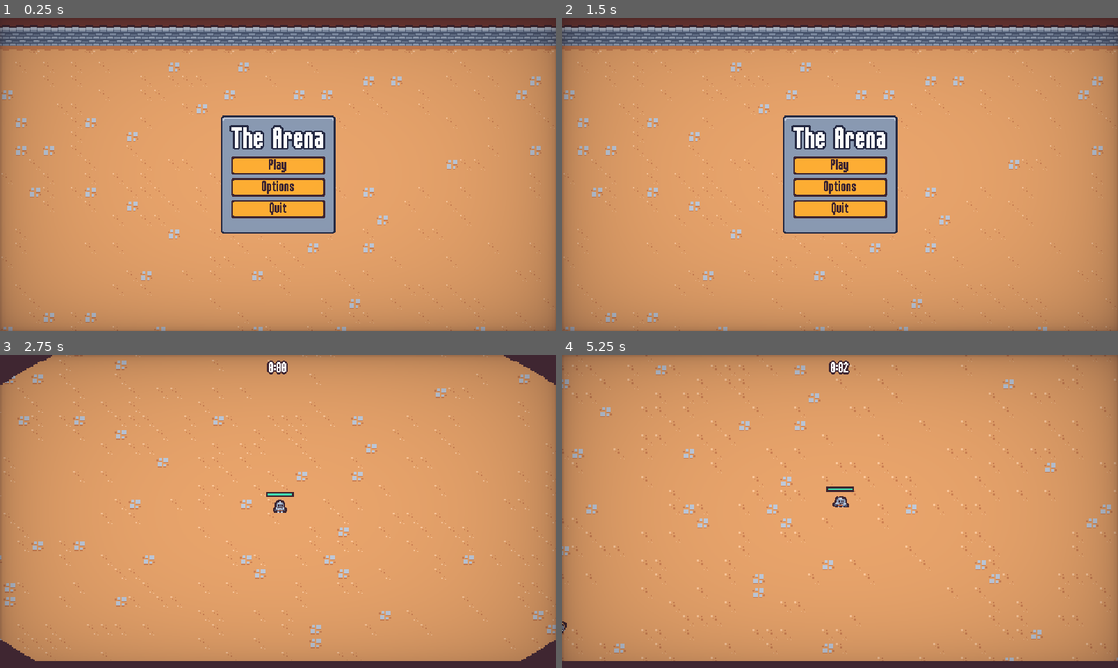
Above: before the commit, frames 1-4 (two rows, left to right).
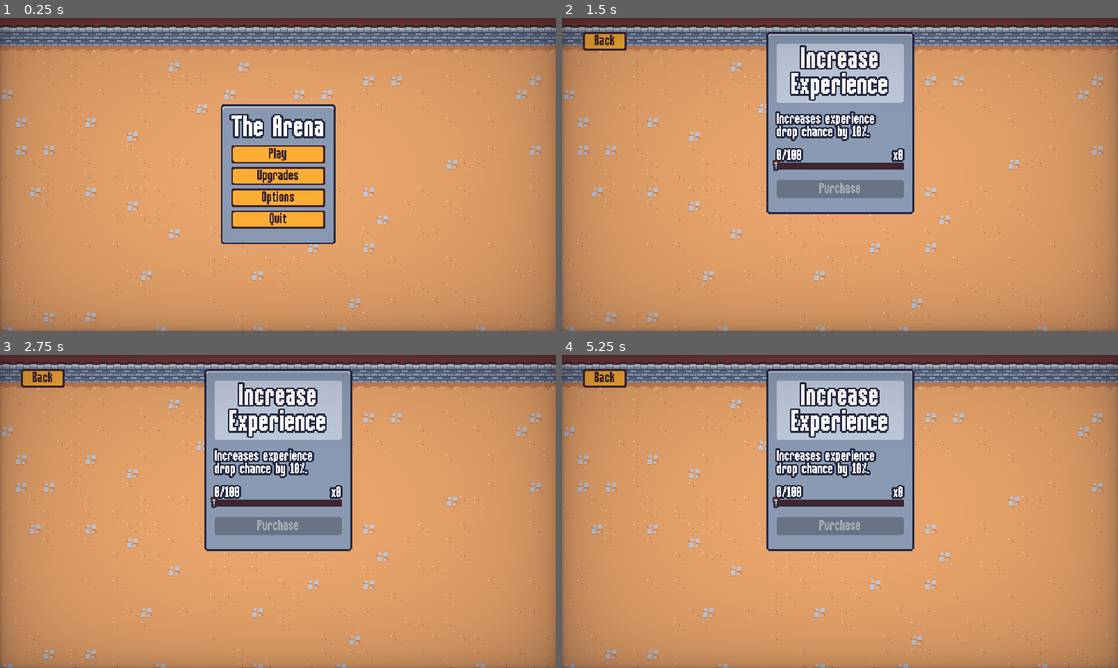
Above: after the commit, the same moments.

Repository: mrfisty/vampire-survivors-clone-godot
Game: Godot game, scene res://scenes/ui/main_menu.tscn
Two runs of this game, one before a commit and one after it. Both use one fixed random seed, a clock stepped at 60 frames per second and the inputs below.
Inputs (mouse positions are in pixels of both pictures, inside the frame that each line leads up to):
- Up to frame 1 (0.25 s): no input
- Up to frame 2 (1.5 s): click (840, 174) at 0.5 s, where only the run after the commit has a clickable "Upgrades"; click (606, 39) at 1.25 s, where only the run after the commit has a clickable "Back"
- Up to frame 3 (2.75 s): click (278, 502) at 2 s, where only the run before the commit has a clickable "Play"
- Up to frame 4 (5.25 s): move the mouse to (962, 495) at 2.77 s; press the mouse at (962, 495) at 2.78 s; hold D (move_right) 2.78-3.53 s; move the mouse to (728, 527) at 3.52 s; release the mouse at (728, 527) at 3.53 s; hold S (move_down) 3.53-4.28 s; click (728, 527) at 3.6 s; move the mouse to (895, 442) at 4.27 s; press the mouse at (895, 442) at 4.28 s; hold D (move_right) 4.28-5.03 s; move the mouse to (812, 574) at 5.02 s; release the mouse at (812, 574) at 5.03 s; hold W (move_up) from 5.03 s (still down); click (812, 574) at 5.1 s

The runs differ from the first frame. In frame 1, 5.8% of the frame differs, in the area x 39-61%, y 27-73%; in frame 2, 15%; in frame 3, 30%; in frame 4, 30%, in the area x 0-100%, y 0-100%.

Commit message:
Improve the meta upgrade card

Diff:
--- a/scenes/autoload/meta_progression.gd
+++ b/scenes/autoload/meta_progression.gd
@@ -35,5 +35,11 @@
 	save()
 
 
+func get_upgrade_count(upgrade_id: String):
+	if save_data["meta_upgrades"].has(upgrade_id):
+		return save_data["meta_upgrades"][upgrade_id]["quantity"]
+	return 0
+
+
 func on_experience_collected(number: float):
 	save_data["meta_upgrade_currency"] += number
--- a/scenes/autoload/screen_transition.gd
+++ b/scenes/autoload/screen_transition.gd
@@ -10,6 +10,14 @@
 	skip_emit = true
 	$AnimationPlayer.play_backwards("default")
 
+
+
+func transition_to_scene(scene_path: String):
+	transition()
+	await transitioned_halfway
+	get_tree().change_scene_to_file(scene_path)
+
+
 func emit_transitioned_halfway():
 	if skip_emit:
 		skip_emit = false
--- a/scenes/component/vial_drop_component.gd
+++ b/scenes/component/vial_drop_component.gd
@@ -10,7 +10,12 @@
 
 
 func on_died():
-	if randf() > drop_percent:
+	var adjusted_drop_percent = drop_percent
+	var experience_gain_upgrade_count = MetaProgression.get_upgrade_count("experience_gain")
+	if experience_gain_upgrade_count > 0:
+		adjusted_drop_percent += .1
+
+	if randf() > adjusted_drop_percent:
 		return
 
 	if vial_scene == null:
--- a/scenes/game_object/basic_enemy/basic_enemy.tscn
+++ b/scenes/game_object/basic_enemy/basic_enemy.tscn
@@ -106,20 +106,19 @@
 [node name="VelocityComponent" parent="." instance=ExtResource("4_dgi62")]
 
 [node name="VialDropComponent" parent="." node_paths=PackedStringArray("health_component") instance=ExtResource("3_t3hjs")]
-drop_percent = 1.0
+drop_percent = 0.0
 health_component = NodePath("../HealthComponent")
 
 [node name="HitFlashComponent" parent="." node_paths=PackedStringArray("health_component", "sprite") instance=ExtResource("5_38yp6")]
 health_component = NodePath("../HealthComponent")
 sprite = NodePath("../Visuals/Sprite2D")
-hit_flash_material = SubResource("ShaderMaterial_7lysg")
+hit_flash_material = SubResource("ShaderMaterial_1sbu6")
 
 [node name="DeathComponent" parent="." node_paths=PackedStringArray("health_component", "sprite") instance=ExtResource("4_0ujyh")]
 health_component = NodePath("../HealthComponent")
 sprite = NodePath("../Visuals/Sprite2D")
 
 [node name="HitRandomAudioPlayerComponent" parent="." instance=ExtResource("11_xicqw")]
-max_distance = 300.0
 streams = Array[AudioStream]([ExtResource("10_yt3h4"), ExtResource("12_4tc1x"), ExtResource("13_y14ea"), ExtResource("14_ahbjn"), ExtResource("15_o0jp8")])
 
 [node name="HurtBoxComponent" parent="." node_paths=PackedStringArray("health_component") instance=ExtResource("4_hbvis")]
--- a/scenes/ui/end_screen.gd
+++ b/scenes/ui/end_screen.gd
@@ -11,7 +11,7 @@
 	.set_ease(Tween.EASE_OUT).set_trans(Tween.TRANS_BACK)
 
 	get_tree().paused = true
-	$%RestartButton.pressed.connect(on_restart_button_pressed)
+	$%ContinueButton.pressed.connect(on_continue_button_pressed)
 	$%QuitButton.pressed.connect(on_quit_button_pressed)
 
 
@@ -28,12 +28,14 @@
 		$VictoryStreamPlayer.play()
 
 
-func on_restart_button_pressed():
+func on_continue_button_pressed():
 	ScreenTransition.transition()
 	await ScreenTransition.transitioned_halfway
 	get_tree().paused = false
-	get_tree().change_scene_to_file("res://scenes/main/main.tscn")
+	get_tree().change_scene_to_file("res://scenes/ui/meta_menu.tscn")
 
 
 func on_quit_button_pressed():
-	get_tree().quit()
+	ScreenTransition.transition_to_scene("res://scenes/ui/main_menu.tscn")
+	await ScreenTransition.transitioned_halfway
+	get_tree().paused = false
--- a/scenes/ui/end_screen.tscn
+++ b/scenes/ui/end_screen.tscn
@@ -132,12 +132,12 @@
 [node name="VBoxContainer" type="VBoxContainer" parent="MarginContainer/PanelContainer/MarginContainer/VBoxContainer"]
 layout_mode = 2
 
-[node name="RestartButton" parent="MarginContainer/PanelContainer/MarginContainer/VBoxContainer/VBoxContainer" instance=ExtResource("2_1s5fb")]
+[node name="ContinueButton" parent="MarginContainer/PanelContainer/MarginContainer/VBoxContainer/VBoxContainer" instance=ExtResource("2_1s5fb")]
 unique_name_in_owner = true
 layout_mode = 2
-text = "Restart"
+text = "Continue"
 
 [node name="QuitButton" parent="MarginContainer/PanelContainer/MarginContainer/VBoxContainer/VBoxContainer" instance=ExtResource("2_1s5fb")]
 unique_name_in_owner = true
 layout_mode = 2
-text = "Quit"
+text = "Quit to Menu"
--- a/scenes/ui/main_menu.gd
+++ b/scenes/ui/main_menu.gd
@@ -5,6 +5,7 @@
 
 func _ready():
 	$%PlayButton.pressed.connect(on_play_pressed)
+	$%UpgradesButton.pressed.connect(on_upgrades_pressed)
 	$%OptionsButton.pressed.connect(on_options_pressed)
 	$%QuitButton.pressed.connect(on_quit_pressed)
 
@@ -13,6 +14,12 @@
 	ScreenTransition.transition()
 	await ScreenTransition.transitioned_halfway
 	get_tree().change_scene_to_file("res://scenes/main/main.tscn")
+
+
+func on_upgrades_pressed():
+	ScreenTransition.transition()
+	await ScreenTransition.transitioned_halfway
+	get_tree().change_scene_to_file("res://scenes/ui/meta_menu.tscn")
 
 
 func on_options_pressed():
--- a/scenes/ui/main_menu.tscn
+++ b/scenes/ui/main_menu.tscn
@@ -47,6 +47,11 @@
 layout_mode = 2
 text = "Play"
 
+[node name="UpgradesButton" parent="MarginContainer/PanelContainer/MarginContainer/VBoxContainer" instance=ExtResource("2_8ci2b")]
+unique_name_in_owner = true
+layout_mode = 2
+text = "Upgrades"
+
 [node name="OptionsButton" parent="MarginContainer/PanelContainer/MarginContainer/VBoxContainer" instance=ExtResource("2_8ci2b")]
 unique_name_in_owner = true
 layout_mode = 2
--- a/scenes/ui/meta_menu.gd
+++ b/scenes/ui/meta_menu.gd
@@ -3,12 +3,21 @@
 @export var upgrades: Array[MetaUpgrade] = []
 
 @onready var grid_container = $%GridContainer
+@onready var back_button = $%BackButton
 
 var meta_upgrade_card_scene = preload("res://scenes/ui/meta_upgrade_card.tscn")
 
 
 func _ready():
+	back_button.pressed.connect(on_back_pressed)
+	for child in grid_container.get_children():
+		child.queue_free()
+
 	for upgrade in upgrades:
 		var meta_upgrade_card_instance = meta_upgrade_card_scene.instantiate()
 		grid_container.add_child(meta_upgrade_card_instance)
 		meta_upgrade_card_instance.set_meta_upgrade(upgrade)
+
+
+func on_back_pressed():
+	ScreenTransition.transition_to_scene("res://scenes/ui/main_menu.tscn")
--- a/scenes/ui/meta_menu.tscn
+++ b/scenes/ui/meta_menu.tscn
@@ -1,8 +1,9 @@
-[gd_scene load_steps=5 format=3 uid="uid://b7s3ruoh8tsah"]
+[gd_scene load_steps=6 format=3 uid="uid://b7s3ruoh8tsah"]
 
 [ext_resource type="Script" path="res://scenes/ui/meta_menu.gd" id="1_xrhsg"]
 [ext_resource type="TileSet" uid="uid://bl4il76wgkayr" path="res://resources/tileset.tres" id="2_1n8bv"]
 [ext_resource type="Resource" uid="uid://bvjvgpb4cd8w4" path="res://resources/meta_upgrades/experience_gain.tres" id="2_7crci"]
+[ext_resource type="PackedScene" uid="uid://efr8rvcekvbj" path="res://scenes/ui/meta_upgrade_card.tscn" id="2_bcphl"]
 [ext_resource type="PackedScene" uid="uid://cmatr78bh001o" path="res://scenes/ui/vignette.tscn" id="4_d3k4x"]
 
 [node name="MetaMenu" type="CanvasLayer"]
@@ -31,7 +32,21 @@
 layout_mode = 2
 size_flags_horizontal = 4
 theme_override_constants/h_separation = 16
-columns = 3
+columns = 2
+
+[node name="MetaUpgradeCard" parent="MarginContainer/GridContainer" instance=ExtResource("2_bcphl")]
+layout_mode = 2
+
+[node name="MetaUpgradeCard2" parent="MarginContainer/GridContainer" instance=ExtResource("2_bcphl")]
+layout_mode = 2
+
+[node name="BackButton" type="Button" parent="MarginContainer"]
+unique_name_in_owner = true
+custom_minimum_size = Vector2(50, 0)
+layout_mode = 2
+size_flags_horizontal = 0
+size_flags_vertical = 0
+text = "Back"
 
 [node name="Vignette" parent="." instance=ExtResource("4_d3k4x")]
 layer = 3
--- a/scenes/ui/meta_upgrade_card.gd
+++ b/scenes/ui/meta_upgrade_card.gd
@@ -5,6 +5,7 @@
 @onready var progress_bar = $%ProgressBar
 @onready var purchase_button = $%PurchaseButton
 @onready var progress_label = $%ProgressLabel
+@onready var count_label = $%CountLabel
 
 
 var upgrade: MetaUpgrade
@@ -12,6 +13,7 @@
 
 func _ready():
 	purchase_button.pressed.connect(on_purchase_pressed)
+
 
 
 func set_meta_upgrade(upgrade: MetaUpgrade):
@@ -22,18 +24,24 @@
 
 
 func update_progress():
+	var current_quantity = 0
+	if MetaProgression.save_data["meta_upgrades"].has(upgrade.id):
+		current_quantity = MetaProgression.save_data["meta_upgrades"][upgrade.id]["quantity"]
+
+	var is_maxed = current_quantity >= upgrade.max_quantity
 	var currency = MetaProgression.save_data["meta_upgrade_currency"]
 	var percent = currency / upgrade.experience_cost
 	percent = min(percent, 1)
 	progress_bar.value = percent
-	purchase_button.disabled = percent < 1
+	purchase_button.disabled = percent < 1 || is_maxed
+	if is_maxed:
+		purchase_button.text = "Max"
 	progress_label.text = str(currency) + "/" + str(upgrade.experience_cost)
+	count_label.text = "x%d" % current_quantity
 
 
 func select_card():
 	$AnimationPlayer.play("selected")
-
-
 
 
 func on_purchase_pressed():
--- a/scenes/ui/meta_upgrade_card.tscn
+++ b/scenes/ui/meta_upgrade_card.tscn
@@ -167,13 +167,23 @@
 mouse_filter = 2
 theme_override_constants/separation = 0
 
-[node name="ProgressLabel" type="Label" parent="MarginContainer/VBoxContainer/VBoxContainer"]
+[node name="HBoxContainer" type="HBoxContainer" parent="MarginContainer/VBoxContainer/VBoxContainer"]
+layout_mode = 2
+
+[node name="ProgressLabel" type="Label" parent="MarginContainer/VBoxContainer/VBoxContainer/HBoxContainer"]
 unique_name_in_owner = true
 layout_mode = 2
 size_flags_vertical = 8
 theme_type_variation = &"BlueOutlineLabel"
 text = "50/200"
-horizontal_alignment = 1
+
+[node name="CountLabel" type="Label" parent="MarginContainer/VBoxContainer/VBoxContainer/HBoxContainer"]
+unique_name_in_owner = true
+layout_mode = 2
+size_flags_horizontal = 3
+theme_type_variation = &"BlueOutlineLabel"
+text = "x0"
+horizontal_alignment = 2
 
 [node name="MarginContainer" type="MarginContainer" parent="MarginContainer/VBoxContainer/VBoxContainer"]
 layout_mode = 2
Not shown: 1 places in scenes/game_object/basic_enemy/basic_enemy.tscn that only renumber resources
